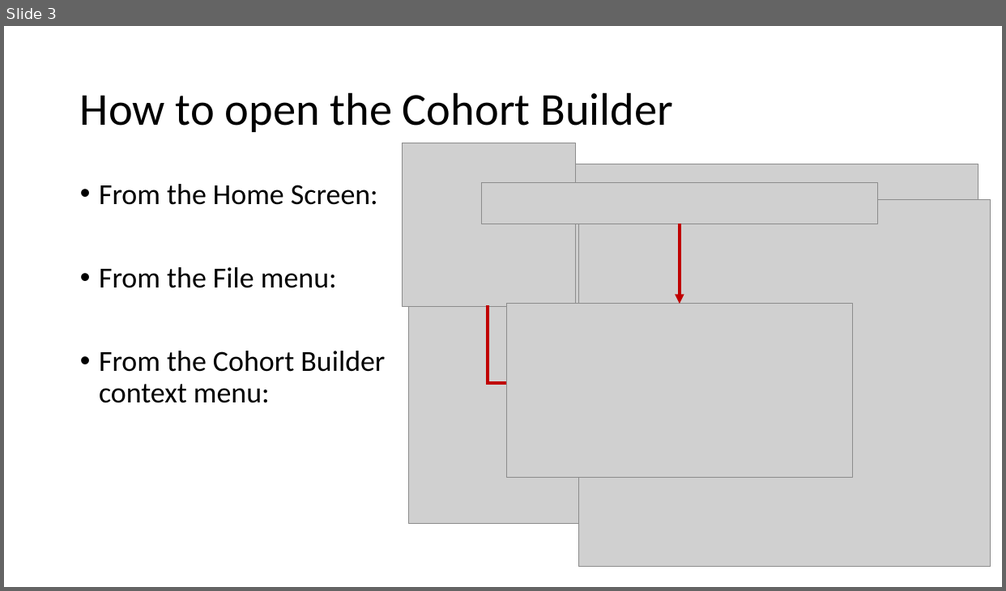
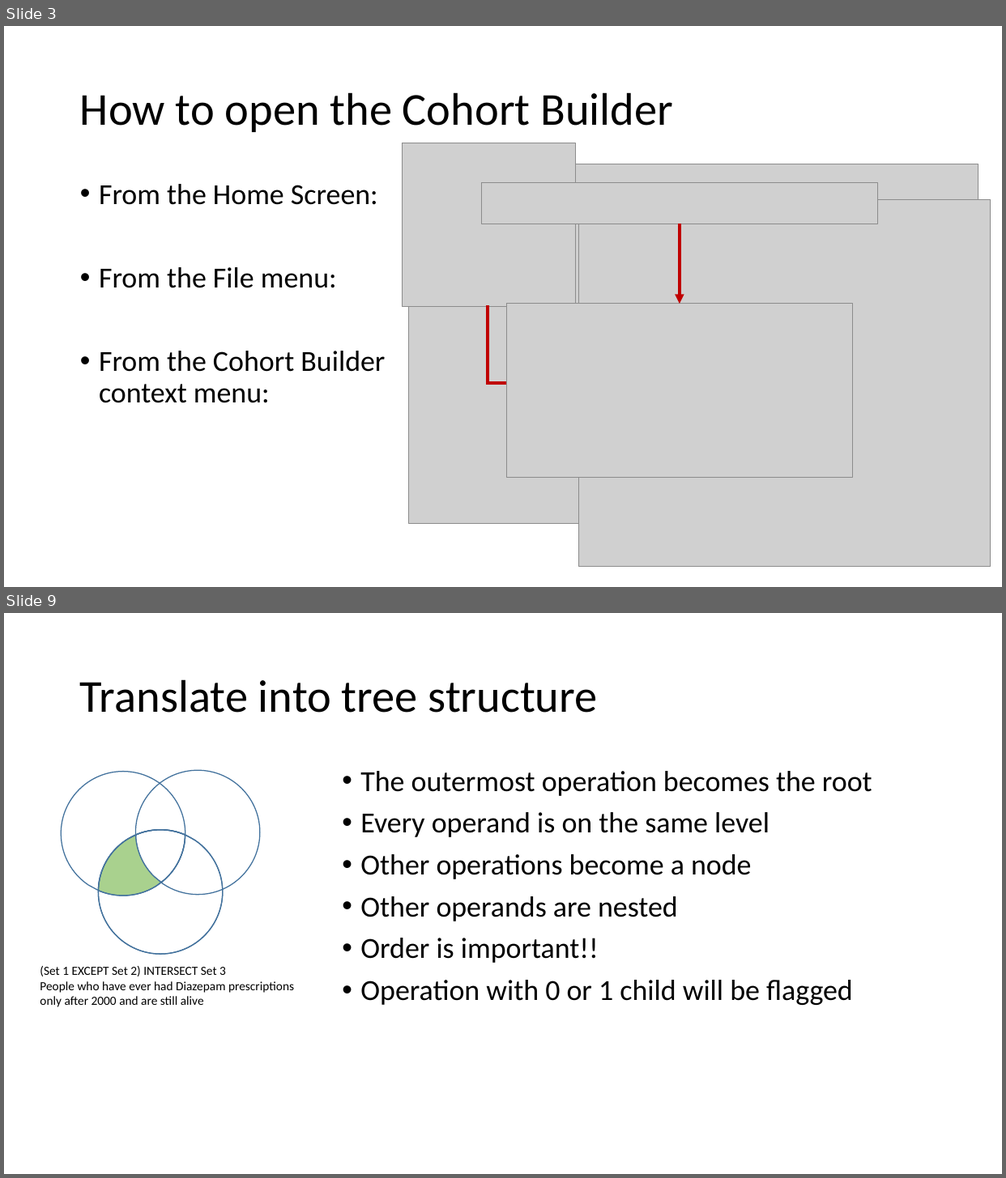
Before and after one commit to HicServices/RDMP, a slide deck: Documentation/Training/CohortBuilder.pptx. Shown one above the other, each under a label of ours: slide 3 before the commit, slides 3 and 9 after it; the slides between them are not shown. The pictures are 1006x591 and 1006x1178 pixels, drawn with LibreOffice and Linux fonts; fonts in the diff are those of the drawing; grey boxes stand for pictures. Boxes give left, top, right and bottom in pixels: in the first picture for what was removed or moved away, otherwise in the second. Text is boxed around its words. In the diff, an @@ line names an element or a change of style, - is before the commit and + after.

```diff
--- a/Documentation/Training/CohortBuilder.pptx
+++ b/Documentation/Training/CohortBuilder.pptx
@@ slide 9 added at (4,613,1002,1174), background #FFFFFF @@
@@ title added at (80,679,598,713), 44 pt, text #000000 @@
+Translate into tree structure
@@ text added at (360,771,872,1005), 28 pt, text #000000 @@
+• The outermost operation becomes the root
+• Every operand is on the same level
+• Other operations become a node
+• Other operands are nested
+• Order is important!!
+• Operation with 0 or 1 child will be flagged
@@ group added at (61,770,260,954): 5 freeform shapes, 1 ellipse @@
@@ text added at (40,966,294,1007), 12 pt, text #000000 @@
+(Set 1 EXCEPT Set 2) INTERSECT Set 3
+People who have ever had Diazepam prescriptions only after 2000 and are still alive
```
Also in this commit, not shown: 2 slides changed, 4 other slides added, 13 slides removed.
